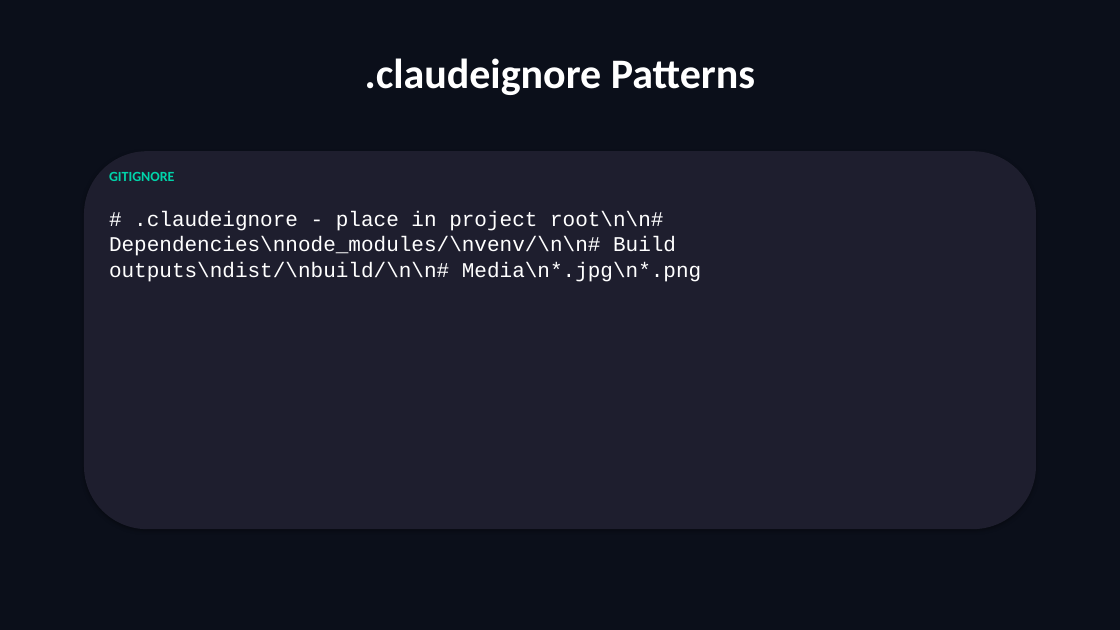
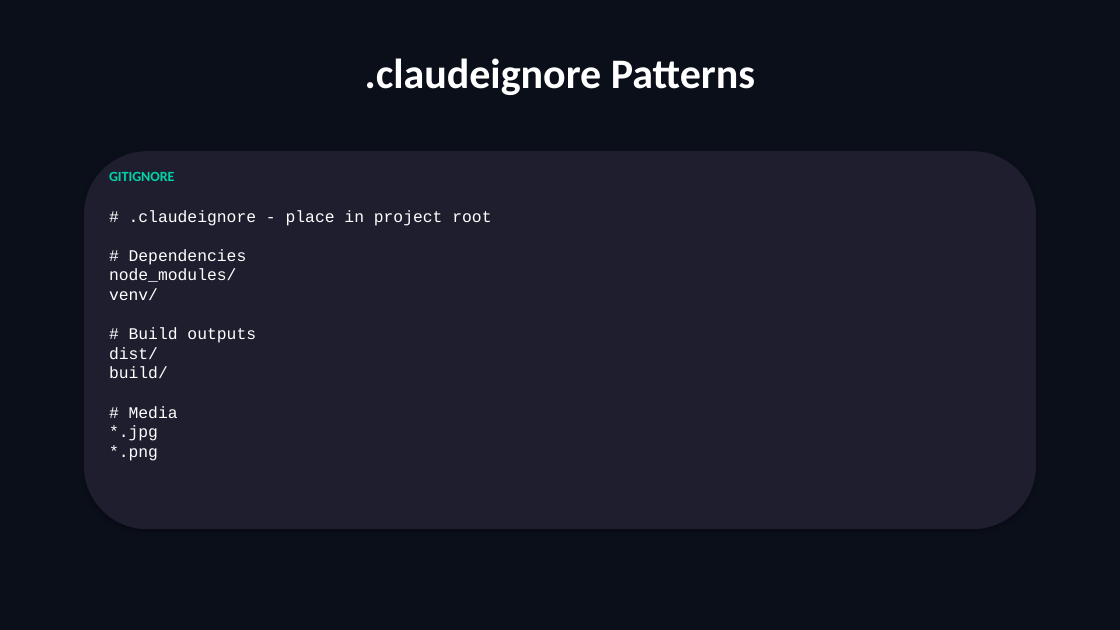
Before and after one commit to scottrhay/AIA-ClaudeCopilot, a slide deck: slide 51 of slides/Day2_Claude_Code_Fundamentals.pptx (slide 48 before the commit). Drawn at 1120x630 pixels with LibreOffice and Linux fonts; fonts in the diff are those of the drawing. Boxes give left, top, right and bottom in pixels: in the first picture for what was removed or moved away, otherwise in the second. Text is boxed around its words. In the diff, an @@ line names an element or a change of style, - is before the commit and + after.

Commit message:
fix: regenerate Day 2 — fix code wrap, section dividers, empty slides
Root cause: code handler had word_wrap=False causing wrap=none in XML,
making all code text extend off-screen. Fixed to word_wrap=True.
Section dividers now show subtitles. All 117 slides populated.

```diff
--- a/slides/Day2_Claude_Code_Fundamentals.pptx
+++ b/slides/Day2_Claude_Code_Fundamentals.pptx
@@ text at <box>109,210,491,461</box>: text changed; size 18 to 14 pt @@
-# .claudeignore - place in project root\n\n# Dependencies\nnode_modules/\nvenv/\n\n# Build outputs\ndist/\nbuild/\n\n# Media\n*.jpg\n*.png
+# .claudeignore - place in project root
+# Dependencies
+node_modules/
+venv/
+# Build outputs
+dist/
+build/
+# Media
+*.jpg
+*.png
```
Also in this commit, not shown: 34 other slides changed, 51 slides added, 48 slides removed.
